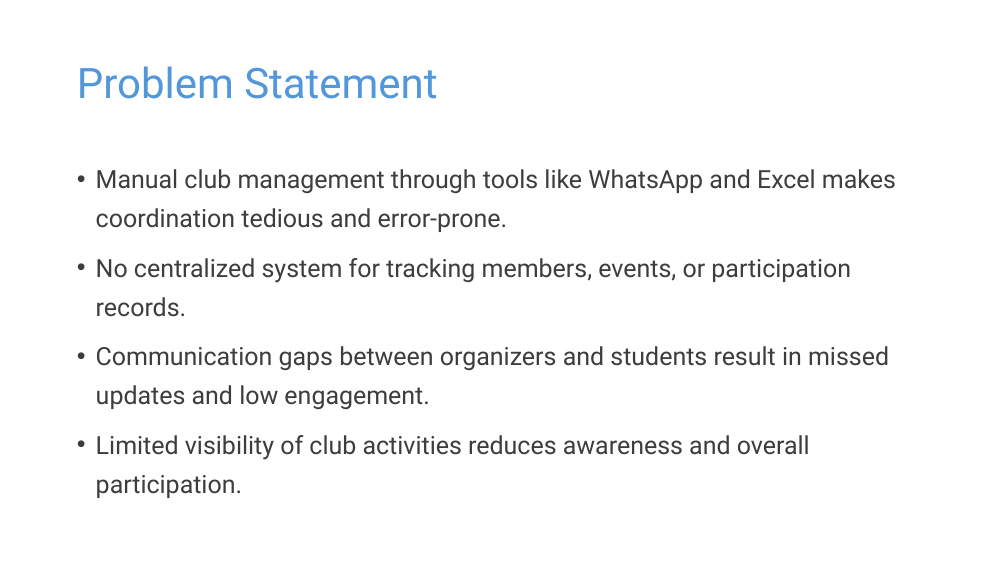
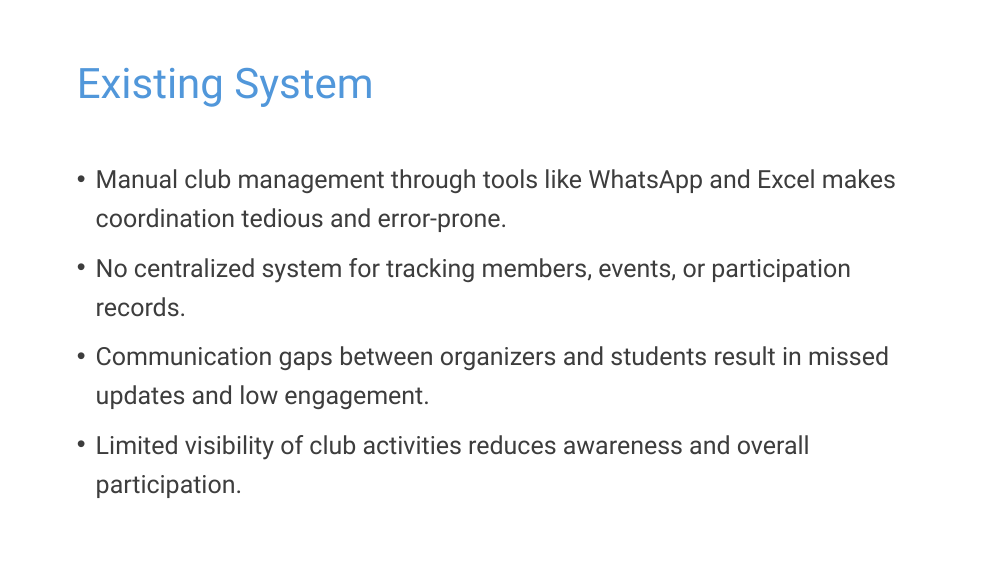
Before and after one commit to vamsi-nv/files, a slide deck: slide 6 of Internal.pptx. Drawn at 1008x567 pixels with LibreOffice and Linux fonts; fonts in the diff are those of the drawing. Boxes give left, top, right and bottom in pixels: in the first picture for what was removed or moved away, otherwise in the second. Text is boxed around its words. In the diff, an @@ line names an element or a change of style, - is before the commit and + after.

```diff
--- a/Internal.pptx
+++ b/Internal.pptx
@@ title at <box>77,67,373,107</box>: text changed @@
-Problem Statement
+Existing System
```
Also in this commit, not shown: 1 other slide changed.
